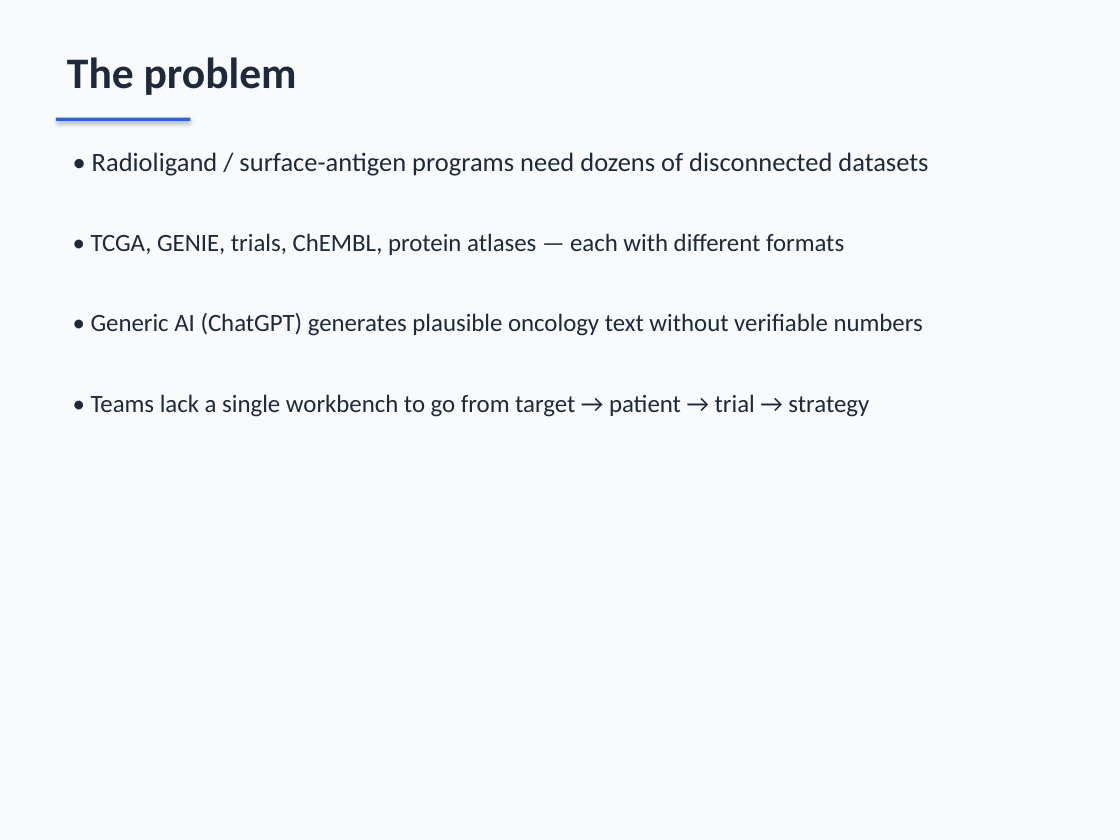
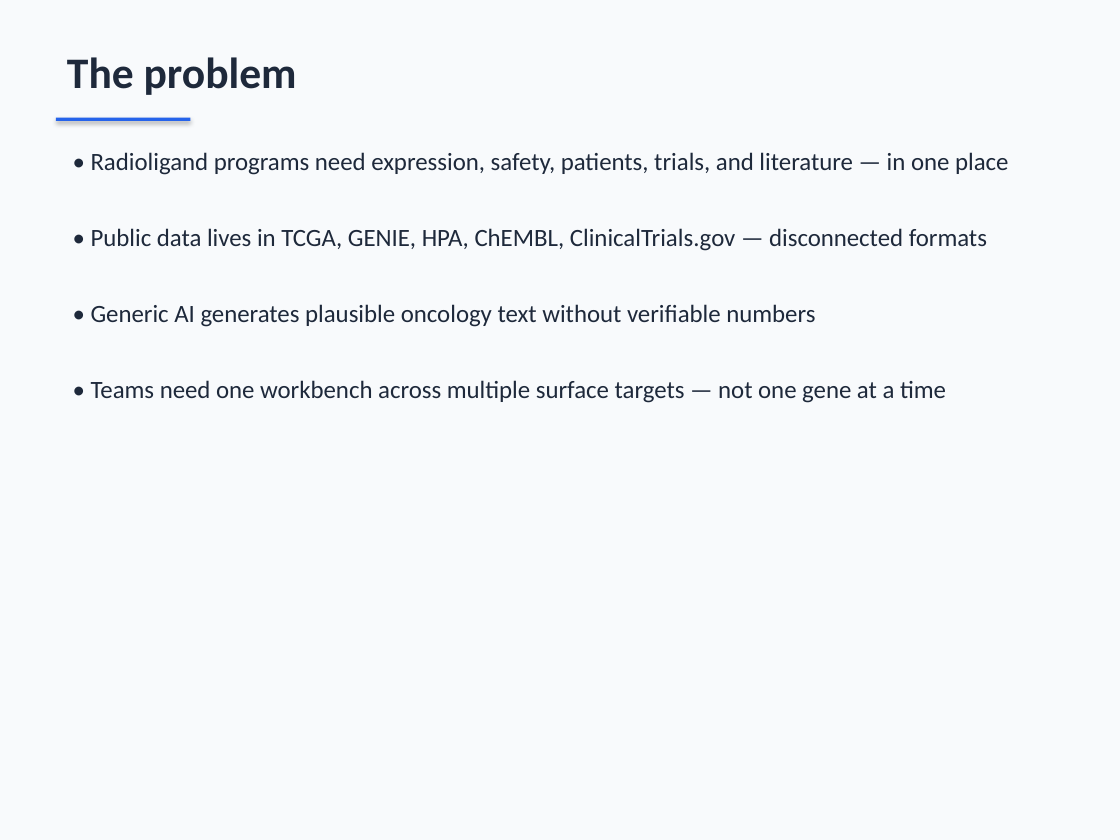
Before and after one commit to eurth/cd46-precision-medicine-platform, a slide deck: slide 2 of reports/OncoBridge_Demo_Presentation.pptx. Drawn at 1120x840 pixels with LibreOffice and Linux fonts; fonts in the diff are those of the drawing. Boxes give left, top, right and bottom in pixels: in the first picture for what was removed or moved away, otherwise in the second. Text is boxed around its words. In the diff, an @@ line names an element or a change of style, - is before the commit and + after.

Commit message:
Rebalance demo docs and PPT for equal five-target positioning.

```diff
--- a/reports/OncoBridge_Demo_Presentation.pptx
+++ b/reports/OncoBridge_Demo_Presentation.pptx
@@ text at [91,152,1008,175]: text changed; size 17 to 16 pt @@
-• Radioligand / surface-antigen programs need dozens of disconnected datasets
+• Radioligand programs need expression, safety, patients, trials, and literature — in one place
@@ text at [91,228,987,251]: text changed @@
-• TCGA, GENIE, trials, ChEMBL, protein atlases — each with different formats
+• Public data lives in TCGA, GENIE, HPA, ChEMBL, ClinicalTrials.gov — disconnected formats
@@ text at [91,304,815,327]: text changed @@
-• Generic AI (ChatGPT) generates plausible oncology text without verifiable numbers
+• Generic AI generates plausible oncology text without verifiable numbers
@@ text at [91,380,946,403]: text changed @@
-• Teams lack a single workbench to go from target → patient → trial → strategy
+• Teams need one workbench across multiple surface targets — not one gene at a time
```
Also in this commit, not shown: 11 other slides changed, 1 slide added, 1 slide removed, 5 other files.
